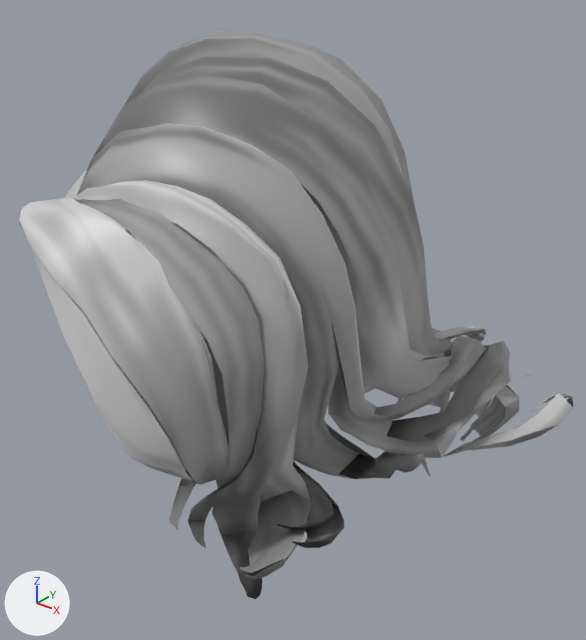
Before and after pictures for a commit that changed the glTF model public/models/daz_hair_glam_wave.glb.
Before and after are seen from a 50 mm camera at (0.267, -0.3, 0.196) aimed at (0.011, 0.019, -0.002). Arrows for +X, +Y and +Z are at lower left; the lights stay in place. The older version comes first. Vertices at exactly the same position are counted once.

Objects in the first picture: 'daz_hair_glam_wave'.
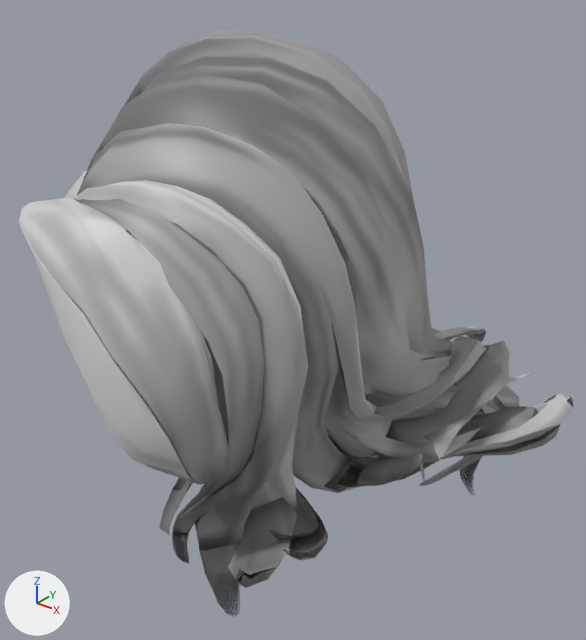
Changed parts and their boxes (x1, y1, x2, y2) in the pictures (586 x 640 px):
'daz_hair_glam_wave', reshaped: before (19, 29, 573, 599); after (19, 29, 573, 604)
part 1 of me_daz_hair_glam_wave, added (mostly hidden): after (358, 383, 435, 485)
part 2 of me_daz_hair_glam_wave, added: after (365, 385, 500, 486)
part 3 of me_daz_hair_glam_wave, built on: before (169, 417, 468, 599); after (159, 374, 560, 604)
part 4 of me_daz_hair_glam_wave, edited (looks the same): (19, 29, 573, 579) in both

What the commit changed:
Material 'daz_hair_glam_wave_Mat' (mat_daz_hair_glam_wave_mat_1) is new.
Its texture is img_image_0 (with its transparency).
Its roughness is 0.46.
me_daz_hair_glam_wave is used by ob_daz_hair_glam_wave; location (0.0, 0.0, 0.0).
me_daz_hair_glam_wave had 4320 vertices, 8327 faces and spanned x -0.131..0.144, y -0.148..0.184, z -0.11..0.151.
me_daz_hair_glam_wave now has 6613 vertices, 13392 faces and spans x -0.131..0.144, y -0.148..0.184, z -0.146..0.151.
me_daz_hair_glam_wave part 1: a new loose piece of 659 vertices spanning x -0.087..0.088, y -0.023..0.12, z -0.144..0.028, in mat_daz_hair_glam_wave_mat_1 (picture img_image_0).
me_daz_hair_glam_wave part 2: a new loose piece of 118 vertices spanning x 0.06..0.111, y -0.034..0.105, z -0.113..0.012, in mat_daz_hair_glam_wave_mat_1 (picture img_image_0).
me_daz_hair_glam_wave part 3: 472 vertices moved from x 0.038..0.118, y -0.127..0.017, z -0.053..-0.025 to x 0.038..0.118, y -0.132..0.017, z -0.053..-0.025; 99 vertices removed from x 0.045..0.121, y -0.124..0.018, z -0.053..-0.025; 1082 vertices added at x -0.104..0.142, y -0.132..0.18, z -0.146..0.006.
me_daz_hair_glam_wave part 4: 7952 faces spanning x -0.131..0.144, y -0.148..0.184, z -0.11..0.151 switch from mat_daz_hair_glam_wave_mat to mat_daz_hair_glam_wave_mat_1 (picture img_image_0).
Other edits to the shape of me_daz_hair_glam_wave do not show in these pictures.
